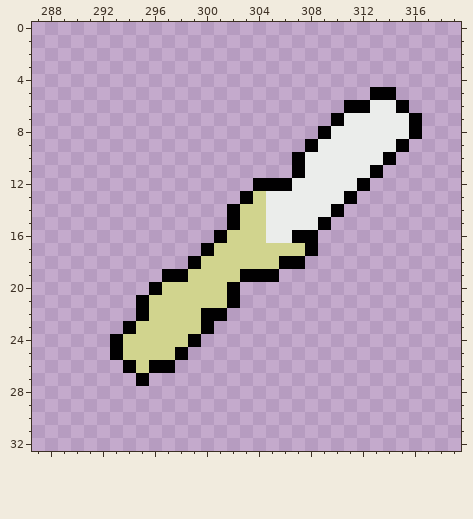
One commit to this pixel-art file: tiles/resources.ase. Above: the version before the commit.
320x128 pixels, 1 frame. Colours within 5 levels of each other are drawn and written as one. Shown: x 287..319, y 0..32. The commit also changed other parts of the picture, which this record leaves out.
Once edited:
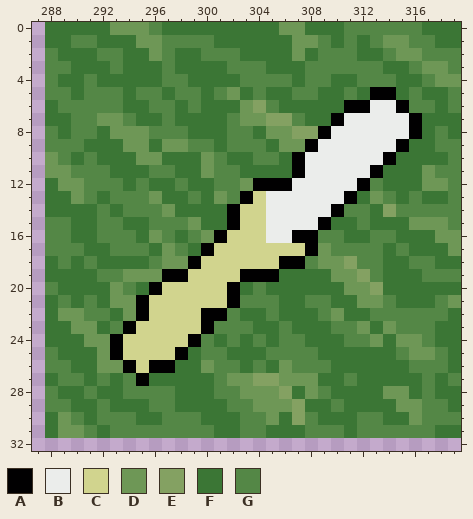
Palette (. is transparent): A #010001  B #ebedeb  C #d1d48e  D #6e9756  E #84a162  F #3b7635  G #548746
The edit:
{"change": "layer \"terrain-ground\" now shown"}
{"where": "layer \"terrain-ground\""}
{"y":0,"x":288,"old":"................................","new":"FFFFFDDDGFFFFFFFFFDDFFFGGGGGGFFF"}
{"y":1,"x":288,"old":"................................","new":"FFGGFFFDDGGGGFFFFFFDDGFGFGDDGGFF"}
{"y":2,"x":288,"old":"................................","new":"GFFFGGFFDGFFGGGFFFFDFGGGFFGDDGGG"}
{"y":3,"x":288,"old":"................................","new":"GGFFFGFFFGFFFFGGGFFFGGGGGGFFGDDG"}
{"y":4,"x":288,"old":"................................","new":"GFFGFFFFFGGFFFFGGGGFGGFFGGGFFGDD"}
{"y":5,"x":288,"old":".........................","new":"GGFGGGFGGFGGFGDFGFFGGFFGF"}
{"y":5,"x":315,"old":".....","new":"FGFFG"}
{"y":6,"x":288,"old":".......................","new":"FGGGGGFFGGFGFFFDEGFFFFF"}
{"y":6,"x":316,"old":"....","new":"GGFG"}
{"y":7,"x":288,"old":"......................","new":"FFGGDDGFFGFFFFGDDEEGFF"}
{"y":7,"x":317,"old":"...","new":"FFF"}
{"y":8,"x":288,"old":".....................","new":"GFGGFDDDGGGFFFGGFDDEE"}
{"y":8,"x":317,"old":"...","new":"FGF"}
{"y":9,"x":288,"old":"....................","new":"GGGFFFDDFDDGGFGGGFDD"}
{"y":9,"x":316,"old":"....","new":"FFGG"}
{"y":10,"x":288,"old":"...................","new":"DGFGFFFDDFFFDGFFGGF"}
{"y":10,"x":315,"old":".....","new":"FFFFG"}
{"y":11,"x":288,"old":"...................","new":"DDGGGFFFGGFFDGGFFFF"}
{"y":11,"x":314,"old":"......","new":"FFFDGG"}
{"y":12,"x":288,"old":"................","new":"FDDGGGFGFFGFFGGD"}
{"y":12,"x":313,"old":".......","new":"GFFFDDG"}
{"y":13,"x":288,"old":"...............","new":"FFDGFGGGDFFGFDG"}
{"y":13,"x":312,"old":"........","new":"FDGFGFFG"}
{"y":14,"x":288,"old":"..............","new":"FFFFGFGGGDFFFF"}
{"y":14,"x":311,"old":".........","new":"GGFEGGGGG"}
{"y":15,"x":288,"old":"..............","new":"GGFFGGFFGGGDFF"}
{"y":15,"x":310,"old":"..........","new":"FFGFFFDDDG"}
{"y":16,"x":288,"old":".............","new":"GGFFGGGFDGFGD"}
{"y":16,"x":309,"old":"...........","new":"GGFFGGFFFDD"}
{"y":17,"x":288,"old":"............","new":"GGGFFGGGFDGF"}
{"y":17,"x":309,"old":"...........","new":"DGGGGFGFFFD"}
{"y":18,"x":288,"old":"...........","new":"FGFGFFFFGDD"}
{"y":18,"x":308,"old":"............","new":"GDDEGGFFGGFF"}
{"y":19,"x":288,"old":".........","new":"FFFFGGDDD"}
{"y":19,"x":306,"old":"..............","new":"FFFFDDEGFFFGGG"}
{"y":20,"x":288,"old":"........","new":"GFFFFDGF"}
{"y":20,"x":303,"old":".................","new":"FGFFFFFFDDEFFFFFF"}
{"y":21,"x":288,"old":".......","new":"FGFGFDD"}
{"y":21,"x":303,"old":".................","new":"GGGFFGGFFDDGFFFGD"}
{"y":22,"x":288,"old":".......","new":"FDDGGFD"}
{"y":22,"x":302,"old":"..................","new":"GFFGFFFGDFFGGGGGGF"}
{"y":23,"x":288,"old":"......","new":"FFDDFG"}
{"y":23,"x":301,"old":"...................","new":"GGGFFGFFFGGDFDGGGFF"}
{"y":24,"x":288,"old":".....","new":"FFFDD"}
{"y":24,"x":300,"old":"....................","new":"GFGFGFGGFFFGGDFDDGFF"}
{"y":25,"x":288,"old":".....","new":"GFFFD"}
{"y":25,"x":299,"old":".....................","new":"FGGFFFGGGGFFFFFFGDDGF"}
{"y":26,"x":288,"old":"......","new":"GGFFDD"}
{"y":26,"x":298,"old":"......................","new":"FFDGGFGFDGGGFFFFFFGGGF"}
{"y":27,"x":288,"old":".......","new":"FGGFGFG"}
{"y":27,"x":296,"old":"........................","new":"FFFFFGDDEEDDDFFGFFFFFGFG"}
{"y":28,"x":288,"old":"................................","new":"GFFGFFGGGGFFFGGDDDEFDGFFFFDDFGFF"}
{"y":29,"x":288,"old":"................................","new":"GGFFGFFFGGFFFFGGDDDEFFGFFFFDDGGF"}
{"y":30,"x":288,"old":"................................","new":"FDGFGGGFFGGGFFFGGDFEGFFFGGFFDGGG"}
{"y":31,"x":288,"old":"................................","new":"FDDGFGGGGGGGGFFGGFFFGGGFGGGGGGFF"}
{"label":"added","picture_box":[45,22,461,438]}
